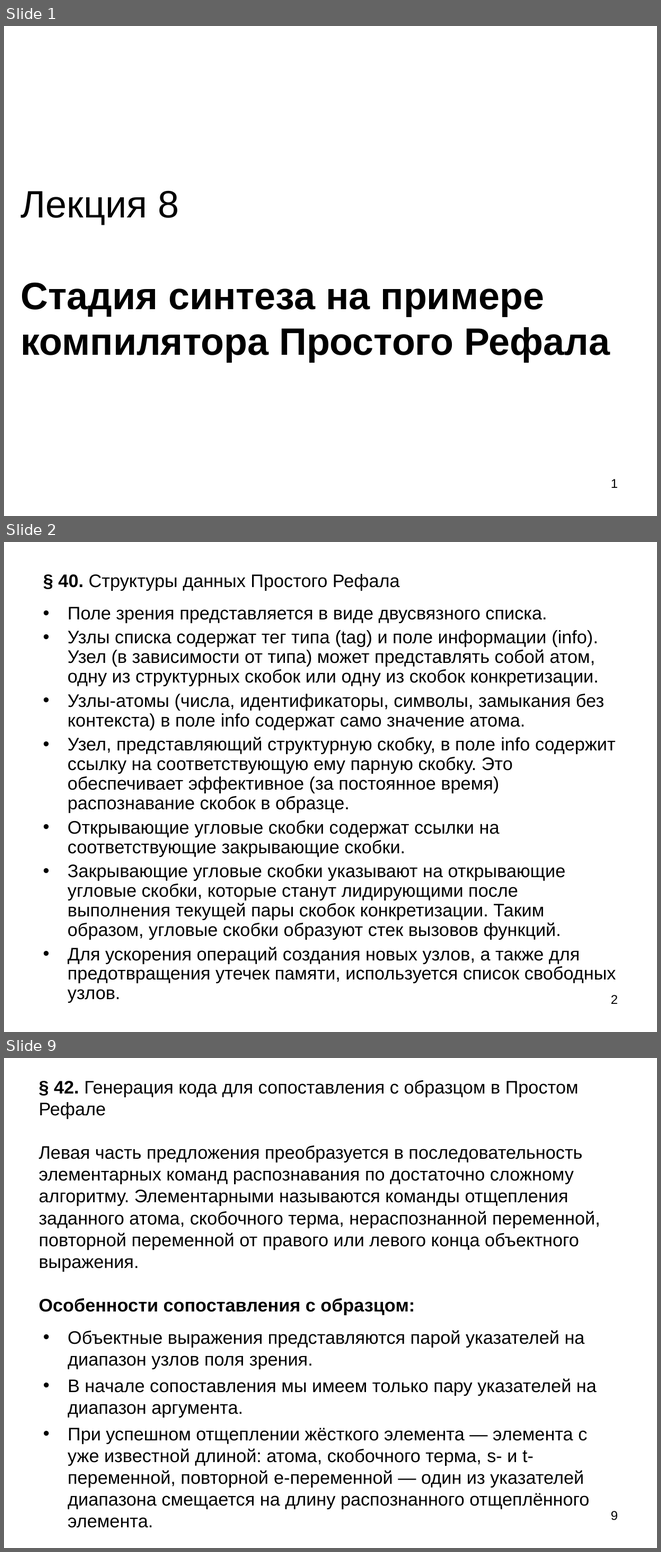
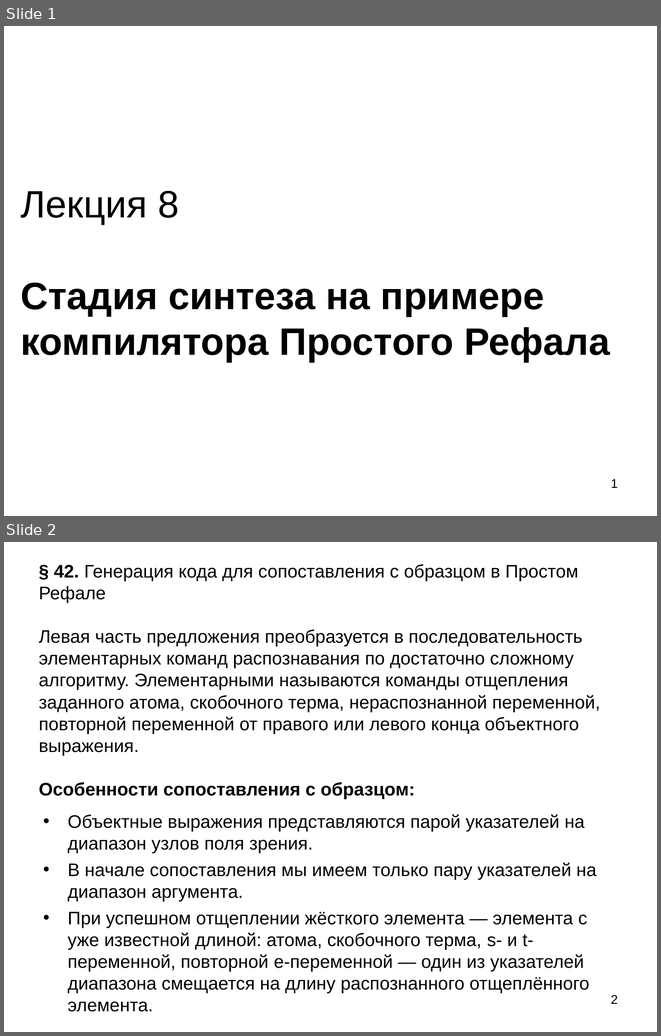
Before and after one commit to Mazdaywik/Refal-05, a slide deck: doc/Компилятор Простого Рефала.ppt. Shown one above the other, each under a label of ours: slides 1, 2 and 9 before the commit, slides 1 and 2 after it; the slides between them are not shown. The pictures are 661x1552 and 661x1036 pixels, drawn with LibreOffice and Linux fonts; fonts in the diff are those of the drawing. Boxes give left, top, right and bottom in pixels: in the first picture for what was removed or moved away, otherwise in the second. Text is boxed around its words. In the diff, an @@ line names an element or a change of style, - is before the commit and + after.

```diff
--- a/doc/Компилятор Простого Рефала.ppt
+++ b/doc/Компилятор Простого Рефала.ppt
@@ slide 2 removed at [4,542,657,1032], background #FFFFFF @@
@@ title removed at [58,574,400,590] @@
-§ 40. Структуры данных Простого Рефала
@@ text removed at [68,607,616,1003] @@
-• Поле зрения представляется в виде двусвязного списка.
-• Узлы списка содержат тег типа (tag) и поле информации (info). Узел (в зависимости от типа) может представлять собой атом, одну из структурных скобок или одну из скобок конкретизации.
-• Узлы-атомы (числа, идентификаторы, символы, замыкания без контекста) в поле info содержат само значение атома.
-• Узел, представляющий структурную скобку, в поле info содержит ссылку на соответствующую ему парную скобку. Это обеспечивает эффективное (за постоянное время) распознавание скобок в образце.
-• Открывающие угловые скобки содержат ссылки на соответствующие закрывающие скобки.
-• Закрывающие угловые скобки указывают на открывающие угловые скобки, которые станут лидирующими после выполнения текущей пары скобок конкретизации. Таким образом, угловые скобки образуют стек вызовов функций.
-• Для ускорения операций создания новых узлов, а также для предотвращения утечек памяти, используется список свободных узлов.
@@ page number removed at [611,995,618,1004] @@
-2
@@ what was slide 9 is now slide 2 @@
@@ page number at [611,995,618,1004]: text changed @@
-9
+2
```
Also in this commit, not shown: 6 other slides removed, 2 other files.
